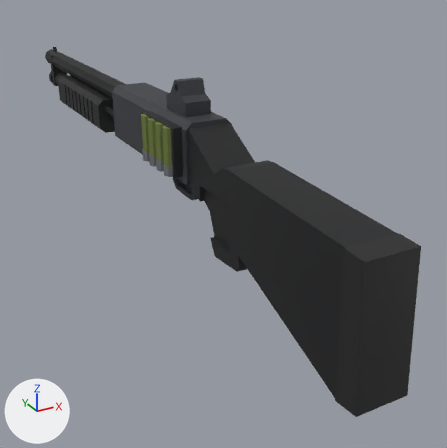
Two versions of the FBX model art/guns/fbx/PumpShotgun_roblox.fbx, one commit apart.
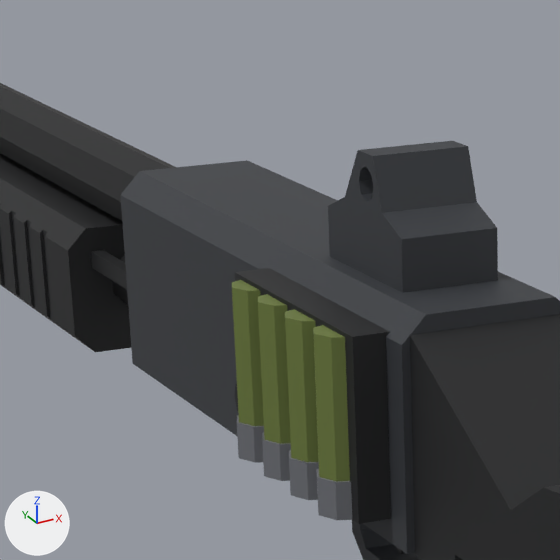
Each version is shown from a camera (50 mm lens) standing at (-1.18, -1.97, 1.03) and looking at (0.14, 0.41, -0.17), then close up on the part from 18% to 51% of the width and 9% to 42% of the height. Arrows for +X, +Y and +Z are at lower left; the lights stay in place. The last two pictures show the newer version.

Names of what the first close-up shows: 'Barrel', 'Pump', 'Receiver', 'SaddleHeads', 'SaddleShells', 'SideSaddle', 'Stock' and 2 more.
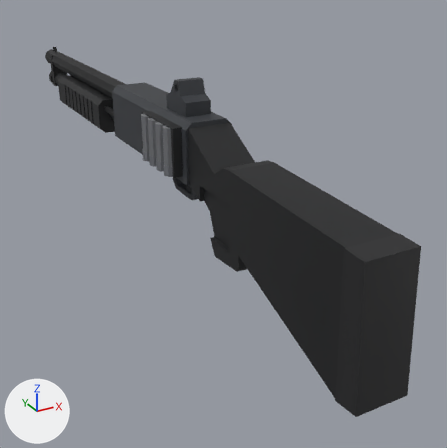
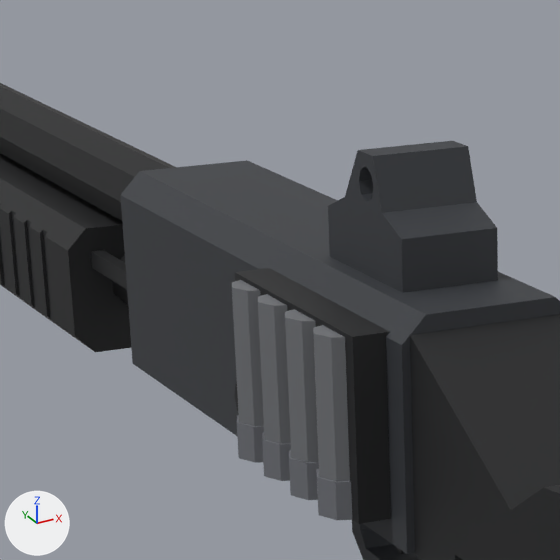
Edits to the scene script, one JSON object a line:
```json
{"op": "add", "block": "mat_gun_grey", "code": ["mat_gun_grey = principled_material('GUN_Grey')", "mat_gun_grey.base_color = (0.162, 0.168, 0.181)  # grey #707276", "mat_gun_grey.roughness = 0.6"]}
{"block": "me_saddleshells", "where": "me_saddleshells.from_pydata(...)  # 64 vertices, 112 faces; spans x -0.034..0.034, y -0.154..0.154, z -0.087..0.088"}
{"op": "remove", "block": "me_saddleshells", "code": "me_saddleshells.materials.append(mat_gun_olive)  # dark green #6b7a3a"}
{"op": "add", "block": "me_saddleshells", "code": "me_saddleshells.materials.append(mat_gun_grey)  # grey #707276"}
```

Location of each change, (x1, y1, x2, y2) in pixels of the close-ups (560 x 560 px):
```json
{"object": "SaddleShells", "change": "recoloured", "before": [232, 280, 350, 482], "after": [232, 280, 350, 482], "on screen": "dark green to grey"}
```
